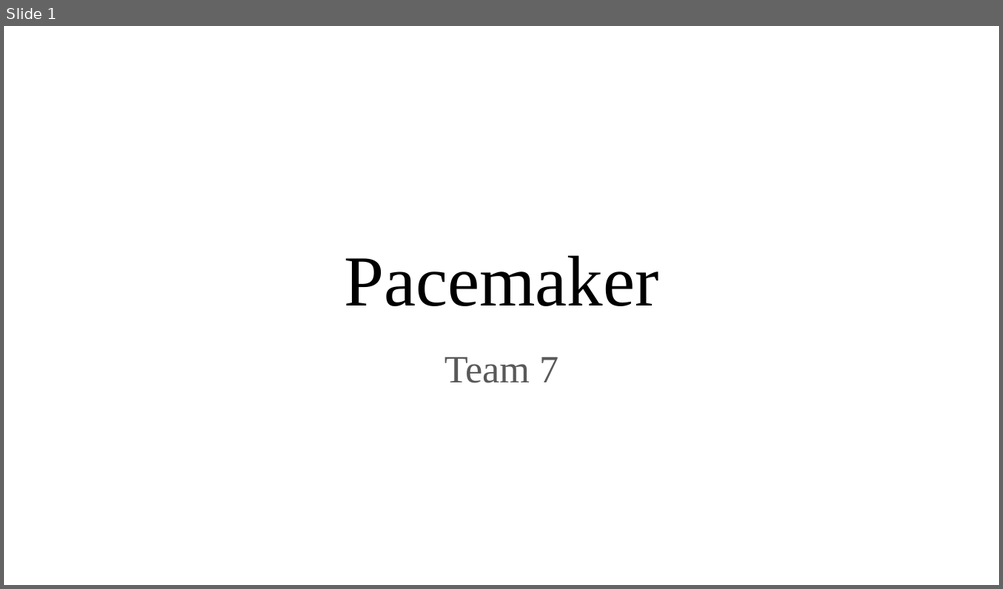
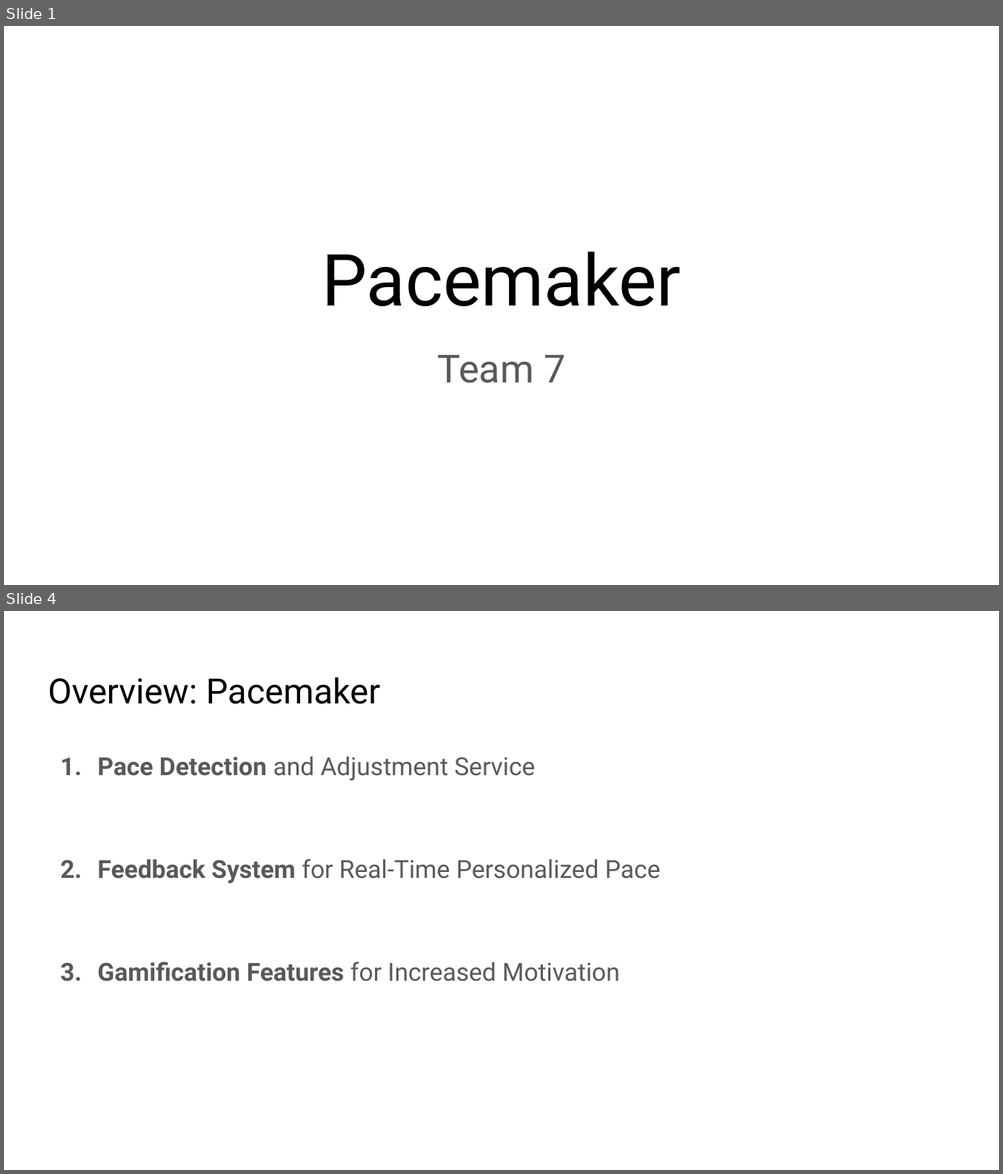
Before and after one commit to crazyboy9103/2021_2_MCA_team7, a slide deck: Project Proposal.pptx. Shown one above the other, each under a label of ours: slide 1 before the commit, slides 1 and 4 after it; the slides between them are not shown. The pictures are 1003x589 and 1003x1174 pixels, drawn with LibreOffice and Linux fonts; fonts in the diff are those of the drawing. Boxes give left, top, right and bottom in pixels: in the first picture for what was removed or moved away, otherwise in the second. Text is boxed around its words. In the diff, an @@ line names an element or a change of style, - is before the commit and + after.

```diff
--- a/Project Proposal.pptx
+++ b/Project Proposal.pptx
@@ slide 4 added at bbox=[4, 611, 999, 1170], background #FFFFFF @@
@@ title added at bbox=[48, 677, 380, 704], 25.2 pt, text #000000 @@
+Overview: Pacemaker
@@ text added at bbox=[97, 757, 660, 982], 18 pt, text #595959 @@
+1. Pace Detection and Adjustment Service
+2. Feedback System for Real-Time Personalized Pace
+3. Gamification Features for Increased Motivation
@@ slide 1 changed as well @@
@@ title "Pacemaker" at bbox=[321, 252, 681, 306]: font Times New Roman to Roboto @@
@@ subtitle "Team 7" at bbox=[438, 355, 565, 383]: font Times New Roman to Roboto @@
```
Also in this commit, not shown: 4 other slides changed, 12 other slides added, 3 slides removed, 1 other file.
